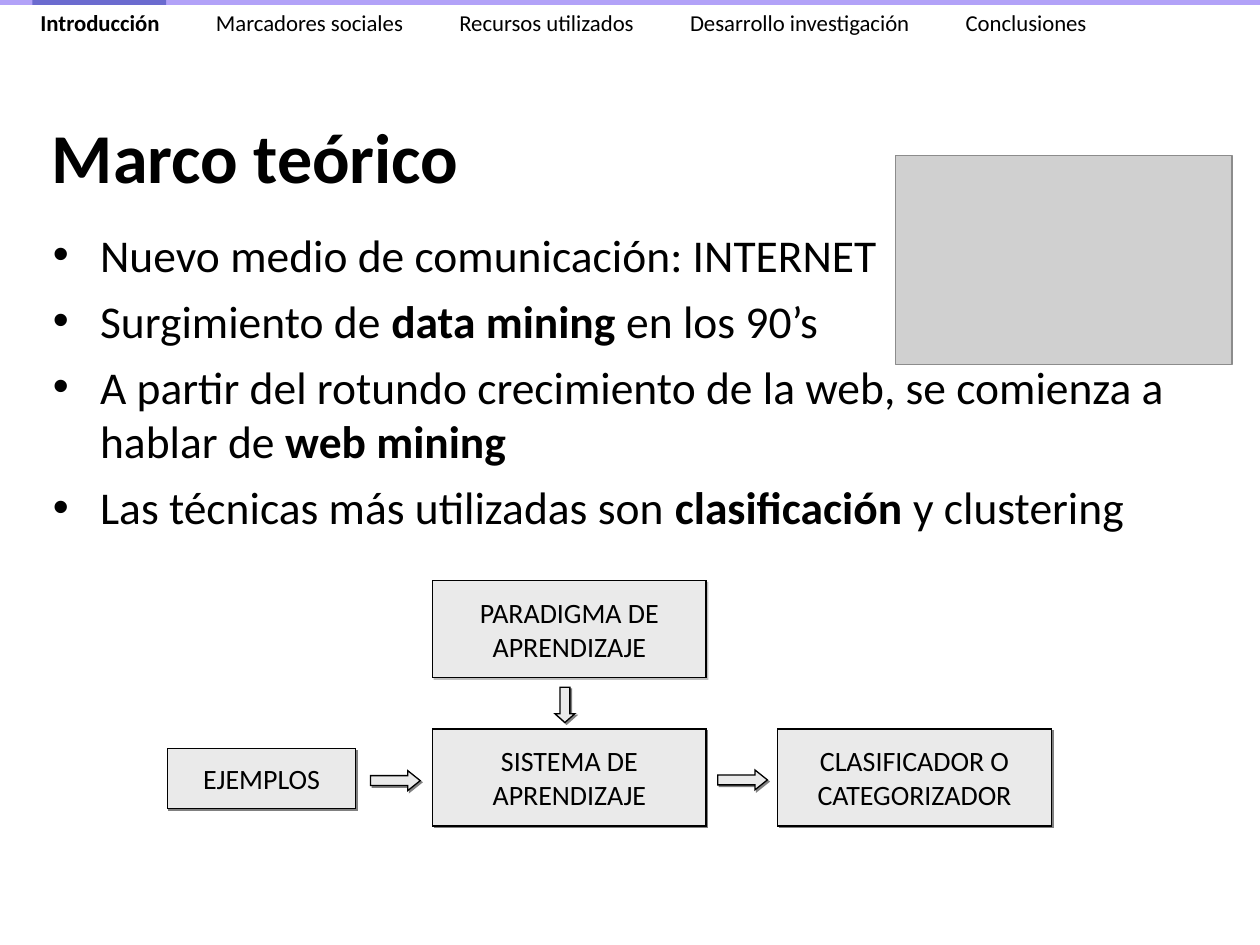
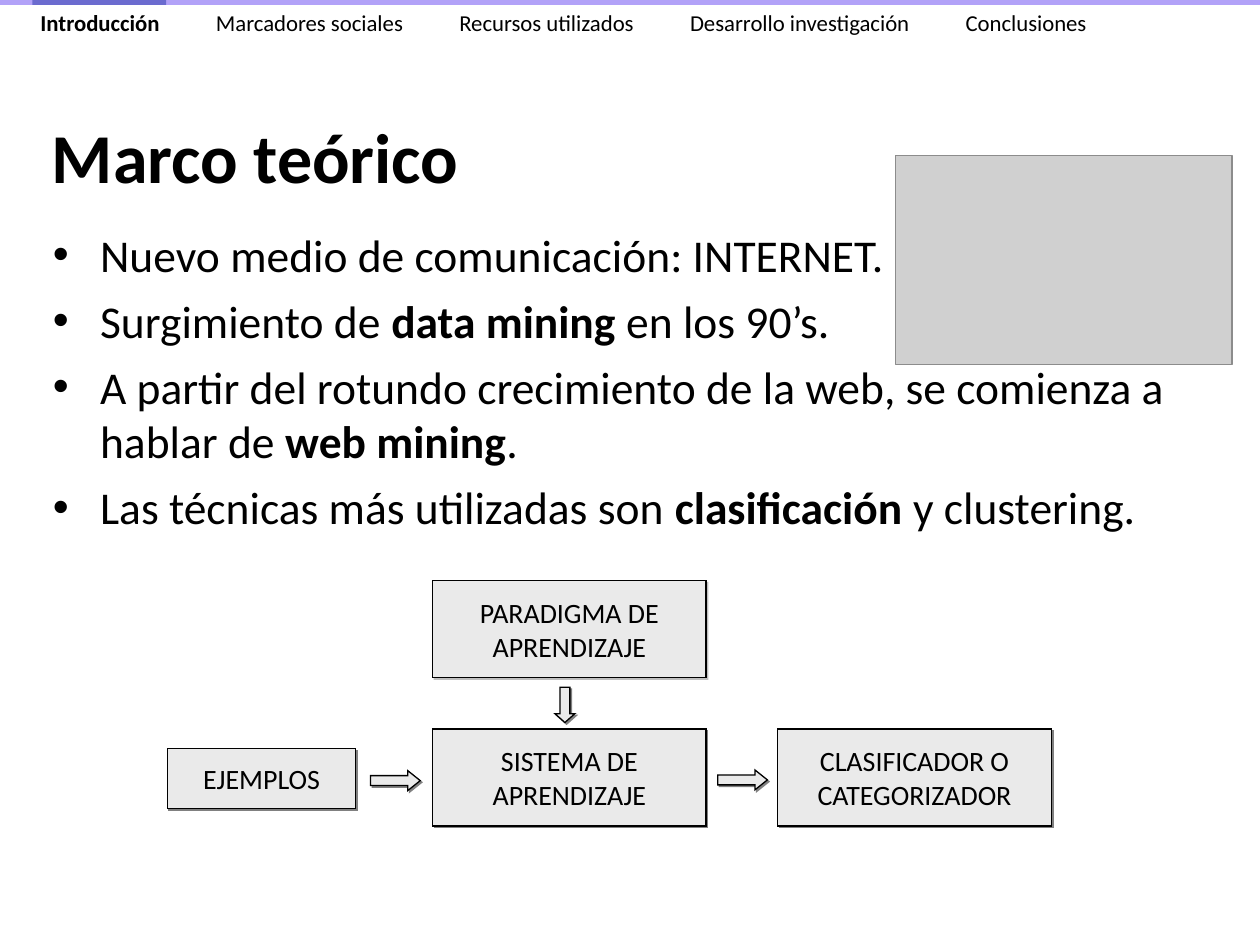
Before and after one commit to ak907kenai/nicotournetesis, a slide deck: slide 4 of docs_trunk/Presentación/Nicolás Tourné - Presentación Tesis (v2.3).ppt. Drawn at 1260x945 pixels with LibreOffice and Linux fonts; fonts in the diff are those of the drawing; grey boxes stand for pictures. Boxes give left, top, right and bottom in pixels: in the first picture for what was removed or moved away, otherwise in the second. Text is boxed around its words. In the diff, an @@ line names an element or a change of style, - is before the commit and + after.

```diff
--- a/docs_trunk/Presentación/Nicolás Tourné - Presentación Tesis (v2.3).ppt
+++ b/docs_trunk/Presentación/Nicolás Tourné - Presentación Tesis (v2.3).ppt
@@ text at [100, 240, 1164, 532]: text changed @@
-• Nuevo medio de comunicación: INTERNET
-• Surgimiento de data mining en los 90’s
-• A partir del rotundo crecimiento de la web, se comienza a hablar de web mining
-• Las técnicas más utilizadas son clasificación y clustering
+• Nuevo medio de comunicación: INTERNET.
+• Surgimiento de data mining en los 90’s.
+• A partir del rotundo crecimiento de la web, se comienza a hablar de web mining.
+• Las técnicas más utilizadas son clasificación y clustering.
```
Also in this commit, not shown: 23 other slides changed, 11 slides removed, 1 other file.
